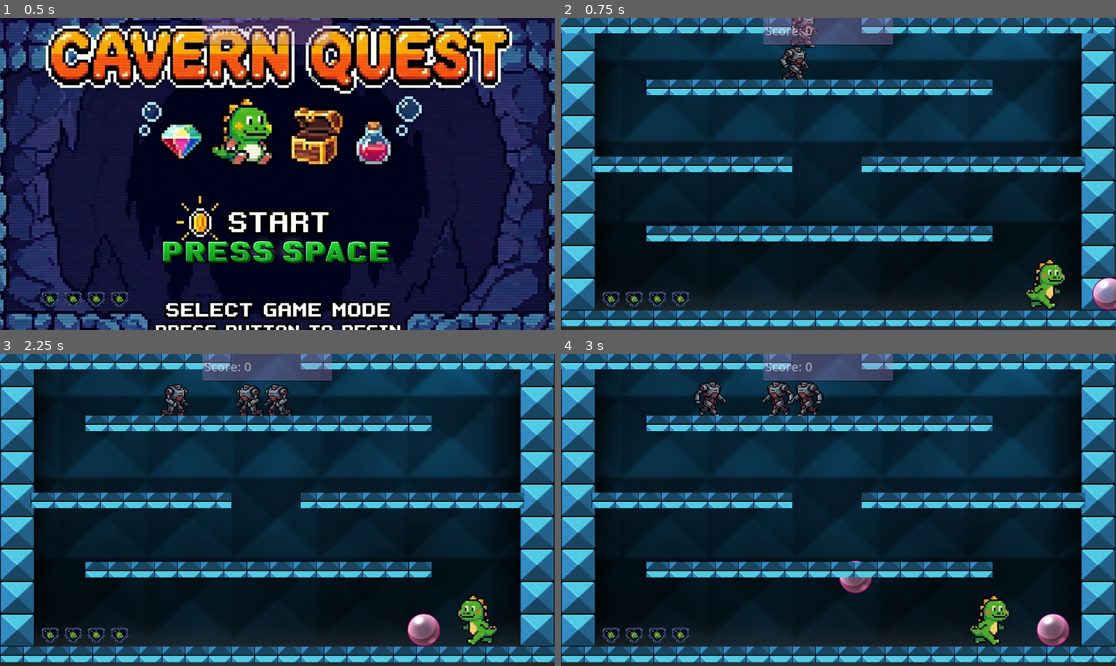
Above: before the commit, frames 1-4 (two rows, left to right).
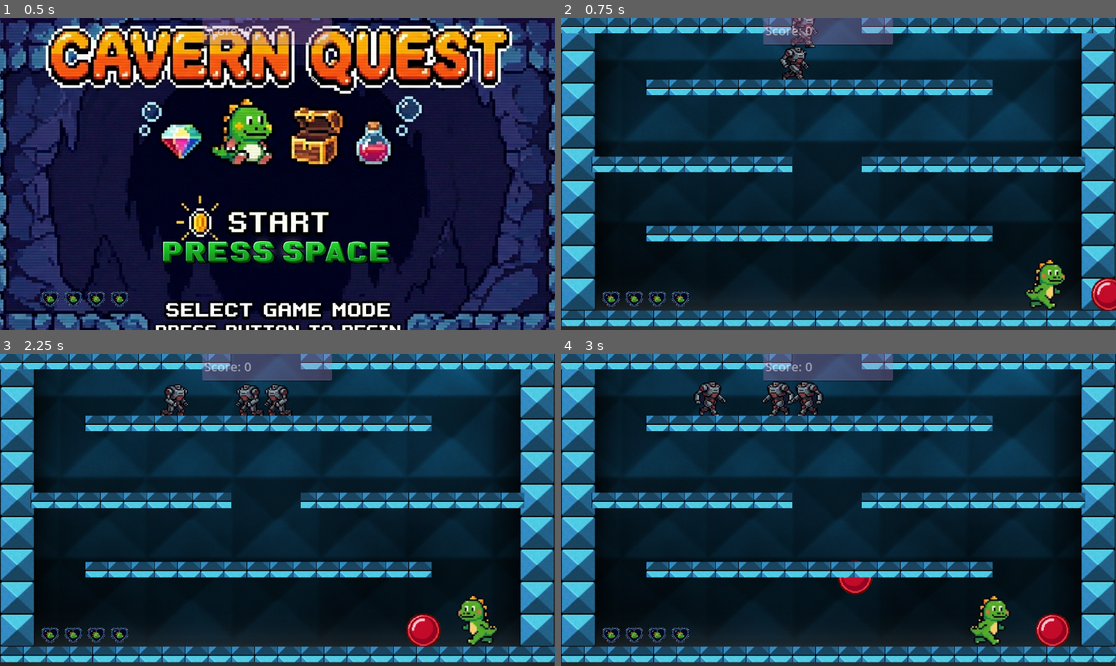
Above: after the commit, the same moments.

Repository: BenJenkyn/bubble-bobble-clone
Game: Godot game, scene res://scenes/main/Main.tscn
The game is run twice, just before and just after one commit, with the same random seed, the same clock (stepped at 60 frames per second) and the same inputs.
Inputs:
- Up to frame 1 (0.5 s): no input
- Up to frame 2 (0.75 s): tap Enter (ui_accept) at 0.5 s; hold D (move_right) from 0.53 s (still down); tap Space (fire) at 0.6 s
- Up to frame 3 (2.25 s): tap W (jump) at 0.77, 1.52 s; tap Space (fire) at 1.35, 2.1 s; release D (move_right) at 2.03 s; hold A (move_left) from 2.03 s (still down)
- Up to frame 4 (3 s): release A (move_left) at 2.78 s; hold D (move_right) from 2.78 s (still down); tap Space (fire) at 2.85 s

Frame 1 is identical in both runs. In frame 2, 0.4% of the frame differs, in the area x 95-100%, y 83-94%; in frame 3, 0.5%; in frame 4, 0.8%, in the area x 49-92%, y 66-94%.

Commit message:
adds new bubble

Diff:
--- a/scenes/entities/projectiles/Bubble.tscn
+++ b/scenes/entities/projectiles/Bubble.tscn
@@ -1,7 +1,7 @@
 [gd_scene format=3 uid="uid://cgqtcn37use3e"]
 
 [ext_resource type="Script" uid="uid://pic1s37f56dv" path="res://scenes/entities/projectiles/Bubble.gd" id="1_5g3qy"]
-[ext_resource type="Texture2D" uid="uid://c31ki8s86ktj0" path="res://assets/images/orb6.png" id="2_i1kn5"]
+[ext_resource type="Texture2D" uid="uid://dss3l0uh2m2u1" path="res://assets_ai/proccessed/bubble.png" id="2_5g3qy"]
 
 [sub_resource type="CircleShape2D" id="CircleShape2D_3mr5e"]
 radius = 36.05551
@@ -14,7 +14,9 @@
 shape = SubResource("CircleShape2D_3mr5e")
 
 [node name="Sprite2D" type="Sprite2D" parent="." unique_id=1180027715]
-texture = ExtResource("2_i1kn5")
+position = Vector2(-1.0000002, 1)
+scale = Vector2(0.14500003, 0.146)
+texture = ExtResource("2_5g3qy")
 
 [node name="HorizontalTimer" type="Timer" parent="." unique_id=1025499906]
 wait_time = 0.5
Binary file added: assets_ai/proccessed/bubble.png
Not shown, added: assets_ai/proccessed/bubble.png.import
Binary file added: assets_ai/raw/bubble.png
Not shown, added: assets_ai/raw/bubble.png.import
